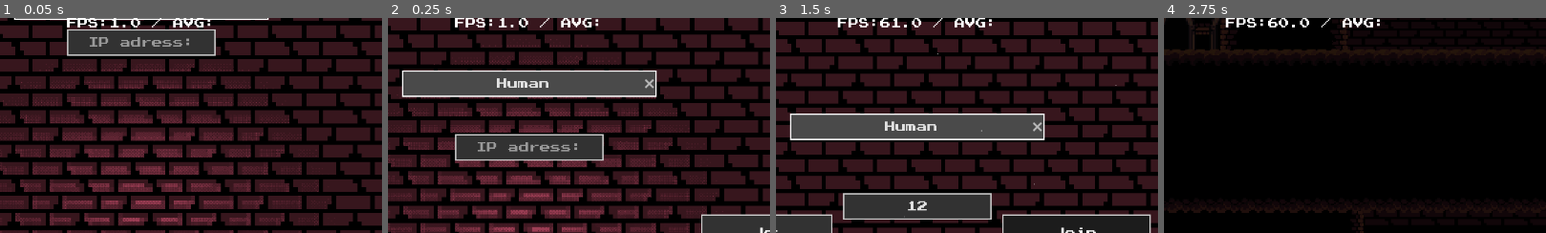
Above: before the commit, frames 1-4 (left to right).
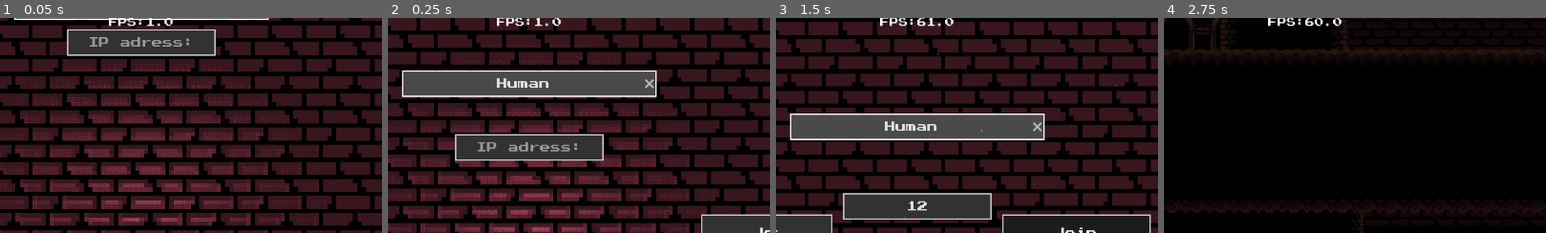
Above: after the commit, the same moments.

Repository: Hcode66/MultiplayerGame-github
Game: Godot game, scene res://Scenes/Game.tscn
The game is run twice, just before and just after one commit, with the same random seed, the same clock (stepped at 60 frames per second) and the same inputs. Sound files missing from this copy of the repository are replaced by a short silence.
Inputs (mouse positions are % of the whole screen's width and height, from its top left):
- Up to frame 1 (0.05 s): no input
- Up to frame 2 (0.25 s): no input
- Up to frame 3 (1.5 s): click (50, 42) at 0.52 s; type "12" at 0.6 s; tap Enter (ui_accept) at 1.25 s; move the mouse to (8, 98) at 1.27 s; hold Right (ui_right) from 1.28 s (still down); tap ` (Score) at 1.35 s
- Up to frame 4 (2.75 s): keep holding Right (ui_right); tap Enter (ui_accept) at 1.52, 2.27 s; move the mouse to (95, 98) at 2.02 s; tap Tab (TAB) at 2.1 s
The pictures show only the part of the screen within x 32-82%, y 0-50%; the shares and areas given below are measured in that part.

The runs differ from the first frame. In frame 1, 0.8% of the frame differs, in the area x 17-56%, y 0-5%; in frame 2, 0.9%; in frame 3, 1.0%; in frame 4, 1.0%, in the area x 16-57%, y 0-5%.

Commit message:
Small fixes

Diff:
--- a/Codes/PlayMenu.gd
+++ b/Codes/PlayMenu.gd
@@ -92,7 +92,7 @@
 	## TODO: CHANGE LIGHT WITH BASIC SPRITE FOR FPS
 	lerp_light(get_global_mouse_position(),10)
 	## DEBUG !!!, DELETE ME !!!
-	debug_label.text = str("FPS:",Engine.get_frames_per_second(), " / AVG:")
+	debug_label.text = str("FPS:",Engine.get_frames_per_second())
 
 
 func _on_exit_pressed() -> void:
--- a/Codes/Util.gd
+++ b/Codes/Util.gd
@@ -24,7 +24,7 @@
 	if Input.is_action_just_pressed("fullscreen"):
 		if get_window().mode == Window.MODE_FULLSCREEN:
 			get_window().mode = Window.MODE_WINDOWED
-		elif get_window().mode == Window.MODE_WINDOWED:
+		elif get_window().mode != Window.MODE_FULLSCREEN:
 			get_window().mode = Window.MODE_FULLSCREEN
 
 
--- a/Scenes/Game.tscn
+++ b/Scenes/Game.tscn
@@ -1098,6 +1098,9 @@
 diffuse_texture = ExtResource("3_kldst")
 normal_texture = ExtResource("2_dahhg")
 
+[sub_resource type="LabelSettings" id="LabelSettings_x3xnh"]
+font_size = 14
+
 [node name="Game" type="Node2D" unique_id=746697199]
 metadata/_edit_horizontal_guides_ = [-1216.0]
 
@@ -2620,6 +2623,8 @@
 offset_right = 20.0
 offset_bottom = 23.0
 grow_horizontal = 2
+label_settings = SubResource("LabelSettings_x3xnh")
+horizontal_alignment = 1
 
 [connection signal="pressed" from="UI/PlayMenu/Host" to="UI/PlayMenu" method="_on_host_pressed"]
 [connection signal="pressed" from="UI/PlayMenu/Join" to="UI/PlayMenu" method="_on_join_pressed"]
--- a/Scenes/Player.tscn
+++ b/Scenes/Player.tscn
@@ -905,6 +905,7 @@
 grow_horizontal = 2
 grow_vertical = 2
 pivot_offset_ratio = Vector2(0.5, 0.5)
+focus_mode = 0
 theme_override_font_sizes/font_size = 11
 text = "Attack Speed"
 script = ExtResource("17_lslt6")
@@ -956,6 +957,7 @@
 grow_horizontal = 2
 grow_vertical = 2
 pivot_offset_ratio = Vector2(0.5, 0.5)
+focus_mode = 0
 theme_override_font_sizes/font_size = 10
 text = "Attack Damage"
 script = ExtResource("17_lslt6")
@@ -1006,6 +1008,7 @@
 grow_horizontal = 2
 grow_vertical = 2
 pivot_offset_ratio = Vector2(0.5, 0.5)
+focus_mode = 0
 theme_override_font_sizes/font_size = 12
 text = "Regen Speed"
 script = ExtResource("17_lslt6")
@@ -1057,6 +1060,7 @@
 grow_horizontal = 2
 grow_vertical = 2
 pivot_offset_ratio = Vector2(0.5, 0.5)
+focus_mode = 0
 theme_override_font_sizes/font_size = 7
 text = "Health Regen Ammount"
 script = ExtResource("17_lslt6")
@@ -1107,6 +1111,7 @@
 grow_horizontal = 2
 grow_vertical = 2
 pivot_offset_ratio = Vector2(0.5, 0.5)
+focus_mode = 0
 theme_override_font_sizes/font_size = 11
 text = "View Distance"
 script = ExtResource("17_lslt6")
Not shown, changed: Build/Windows/MultiplayerGame.exe
